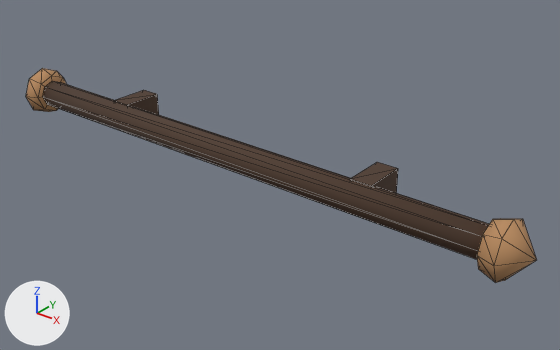
A saved change to the glTF model art/models/banner_dragon.glb.
Before and after are seen from a 50 mm lens placed at (0.433, -0.506, 1.301), pointed at (0.039, -0.014, 0.995). The axes (+X, +Y, +Z) are drawn at lower left. The lights are the same throughout. The picture after the commit comes second. Mesh edges are drawn as thin lines. Vertices at exactly the same position are counted once.

The first picture shows 'banner_dragon'.
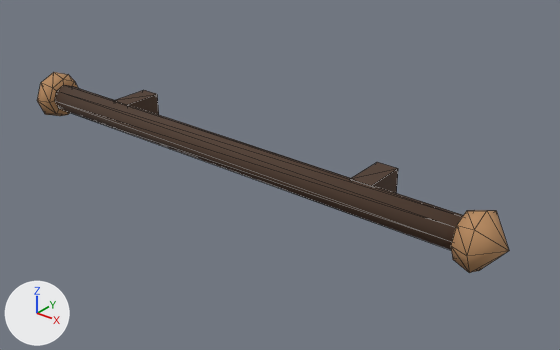
Location of each change, [x1, y1, x2, y2] in pixels of the pictures (560 x 350 px; the box of a moved part takes in the faces that stretch with it):
'banner_dragon', reshaped (8% narrower, 6% shorter)
    before: [26, 68, 537, 283]
    after: [37, 72, 509, 273]
part 1 of me_banner_dragon, moved or reshaped
    before: [43, 81, 489, 259]
    after: [55, 85, 463, 250]
part 2 of me_banner_dragon, moved or reshaped
    before: [26, 68, 66, 112]
    after: [37, 72, 78, 116]
part 3 of me_banner_dragon, moved or reshaped
    before: [477, 219, 537, 283]
    after: [451, 210, 509, 273]

Patch to the scene script:
```diff
--- a/art/models/banner_dragon.glb.py
+++ b/art/models/banner_dragon.glb.py
@@ me_banner_dragon @@
 # used by ob_banner_dragon; location = (0.0, 0.0, 0.0)
-me_banner_dragon.from_pydata(...)  # 68 vertices, 116 faces; spans x -0.287..0.287, y -0.065..0.0, z 0.99..1.04
+me_banner_dragon.from_pydata(...)  # 68 vertices, 116 faces; spans x -0.266..0.266, y -0.065..0.0, z 0.99..1.04
+# me_banner_dragon part 1: the loose piece of 16 vertices spanning x -0.252..0.252, y -0.054..-0.026, z 1.001..1.029 is scaled about its middle by (0.92, 1, 1)
+# me_banner_dragon part 2: the loose piece of 18 vertices spanning x -0.287..-0.252, y -0.065..-0.015, z 0.99..1.04 is moved by (0.02, 0.0, 0.0)
+# me_banner_dragon part 3: the loose piece of 18 vertices spanning x 0.252..0.287, y -0.065..-0.015, z 0.99..1.04 is moved by (-0.02, 0.0, 0.0)
 me_banner_dragon.materials.append(mat_pal_umber)
```
